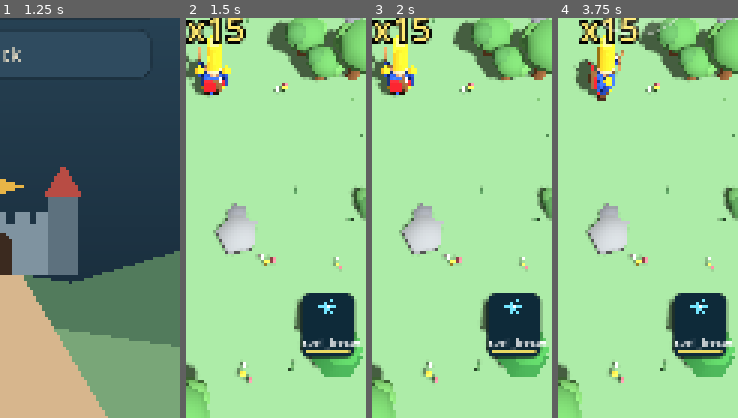
Above: before the commit, frames 1-4 (left to right).
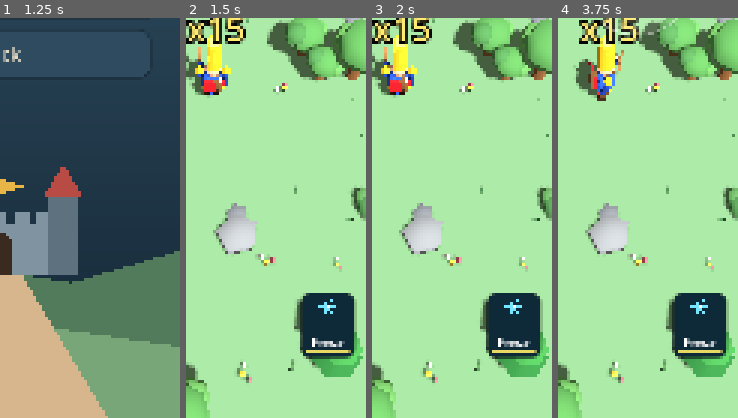
Above: after the commit, the same moments.

Repository: legioner666/Game-
Game: Godot game, scene res://main.tscn
Two runs of this game, one before a commit and one after it. Both use one fixed random seed, a clock stepped at 60 frames per second and the inputs below.
Inputs (mouse positions are % of the whole screen's width and height, from its top left):
- Up to frame 1 (1.25 s): click "Play" at 0.5 s
- Up to frame 2 (1.5 s): click "Level 1 · Meadow" at 1.25 s
- Up to frame 3 (2 s): no input
- Up to frame 4 (3.75 s): click "II" at 2 s; click "Restart" at 2.75 s; tap Enter at 3.5 s; move the mouse to (72, 45) at 3.52 s; hold Right (ui_right) from 3.53 s (still down); click (72, 45) at 3.67 s
The pictures show only the part of the screen within x 50-100%, y 50-100%; the shares and areas given below are measured in that part.

Frame 1 is identical in both runs. In frame 2, 0.4% of the frame differs, in the area x 65-97%, y 80-83%; in frame 3, 0.4%; in frame 4, 0.4%.

Commit message:
feat(i18n): localize boosts and active spells in Ukrainian and English

Diff:
--- a/godot/i18n.gd
+++ b/godot/i18n.gd
@@ -49,6 +49,12 @@
 	"cannon": {"uk": "Гармата", "en": "Cannon"},
 	"barracks": {"uk": "Казарма", "en": "Barracks"},
 	"upgrade": {"uk": "Покращити", "en": "Upgrade"},
+	"boost_haste": {"uk": "Швидкість веж", "en": "Tower haste"},
+	"boost_frenzy": {"uk": "Шалений темп", "en": "Frenzy"},
+	"boost_gold": {"uk": "Золота лихоманка", "en": "Gold rush"},
+	"boost_barrier": {"uk": "Бар'єр", "en": "Barrier"},
+	"spell_freeze": {"uk": "Крига", "en": "Freeze"},
+	"spell_meteor": {"uk": "Метеор", "en": "Meteor"},
 }
 
 
